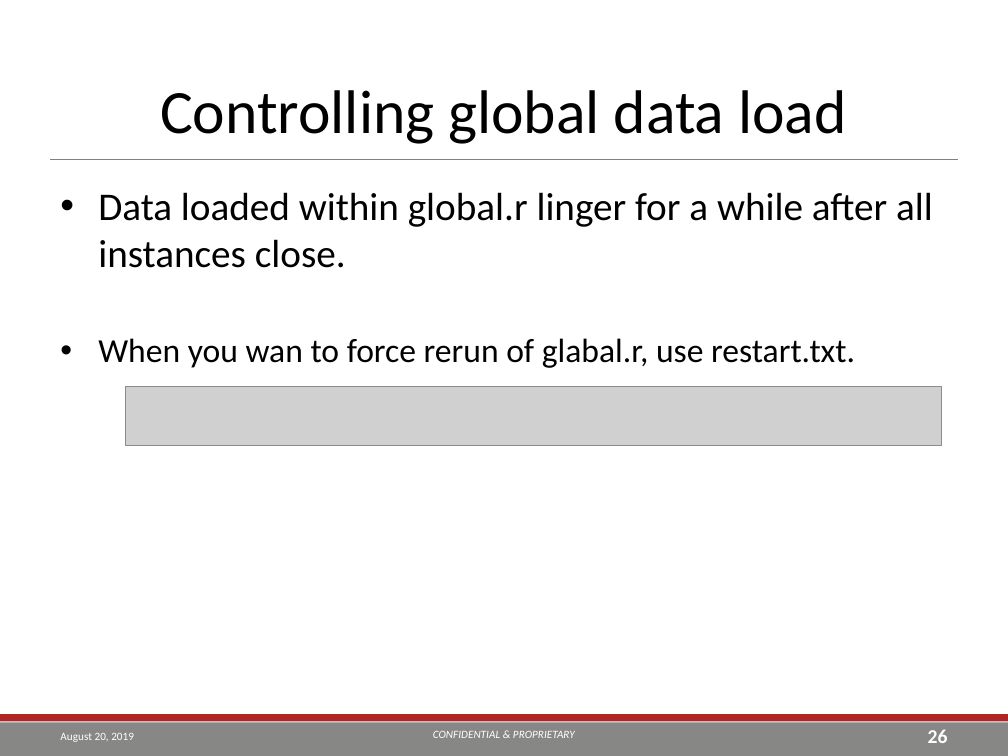
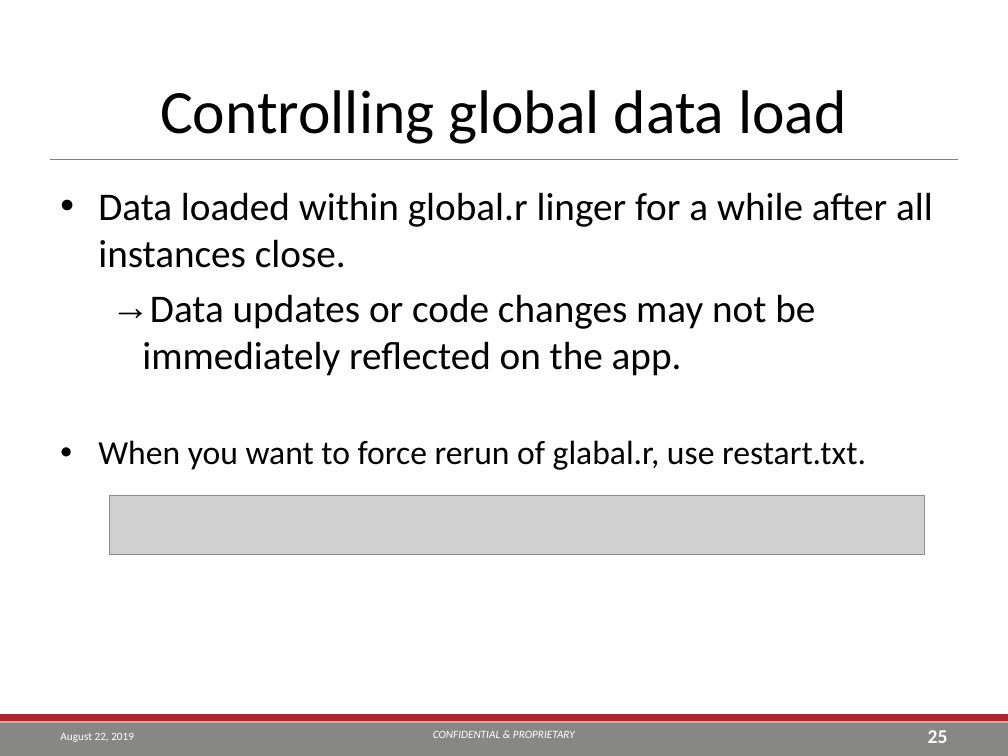
Before and after one commit to TEA-Analytics/ShinyWorkshop, a slide deck: slide 25 of Day 2.pptx (slide 26 before the commit). Drawn at 1008x756 pixels with LibreOffice and Linux fonts; fonts in the diff are those of the drawing; grey boxes stand for pictures; background and template pictures are left out. Boxes give left, top, right and bottom in pixels: in the first picture for what was removed or moved away, otherwise in the second. Text is boxed around its words. In the diff, an @@ line names an element or a change of style, - is before the commit and + after.

```diff
--- a/Day 2.pptx
+++ b/Day 2.pptx
@@ text at [98,294,866,470]: text changed; size 24 to 28 pt @@
-• When you wan to force rerun of glabal.r, use restart.txt.
+  → Data updates or code changes may not be immediately reflected on the app.
+• When you want to force rerun of glabal.r, use restart.txt.
@@ picture: place and size @@
-picture at [126,386,941,445]
+picture at [109,496,924,554]
@@ page number at [928,730,948,743]: text changed @@
-26
+25
```
Also in this commit, not shown: 49 other slides changed, 2 other files.
